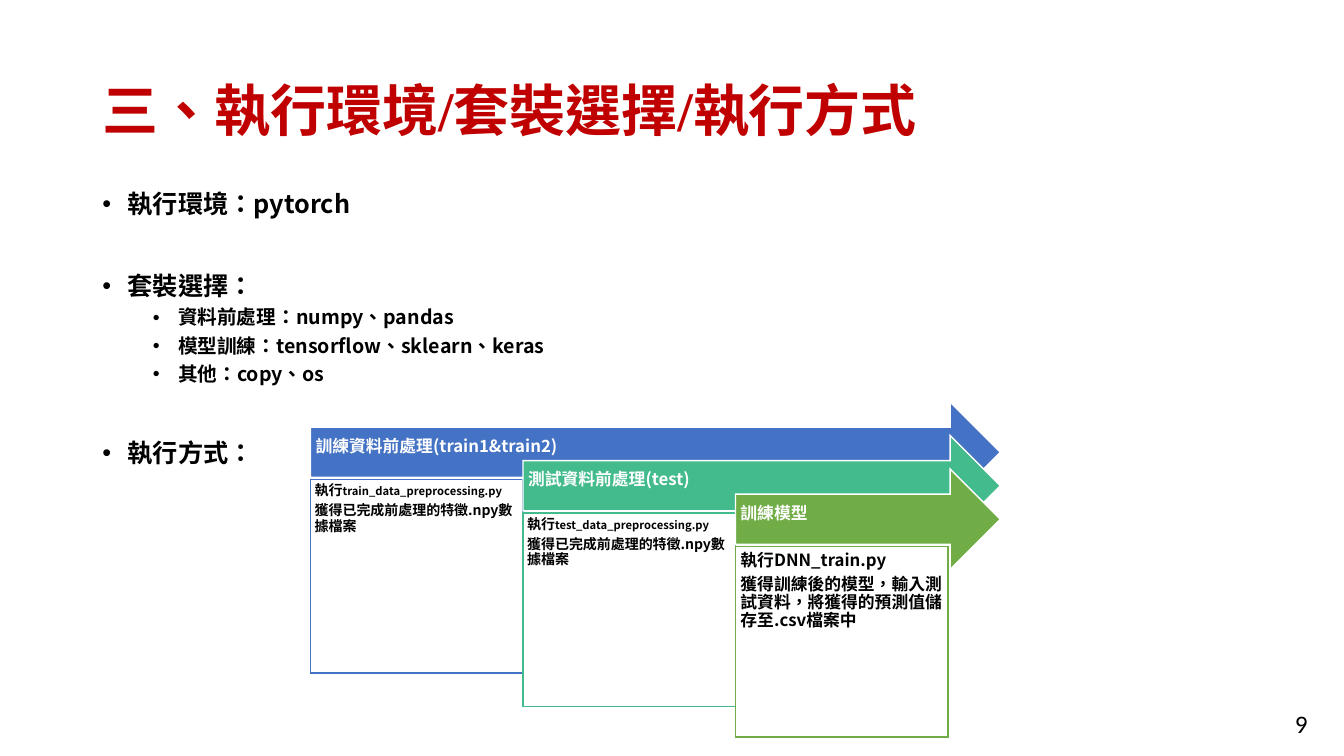
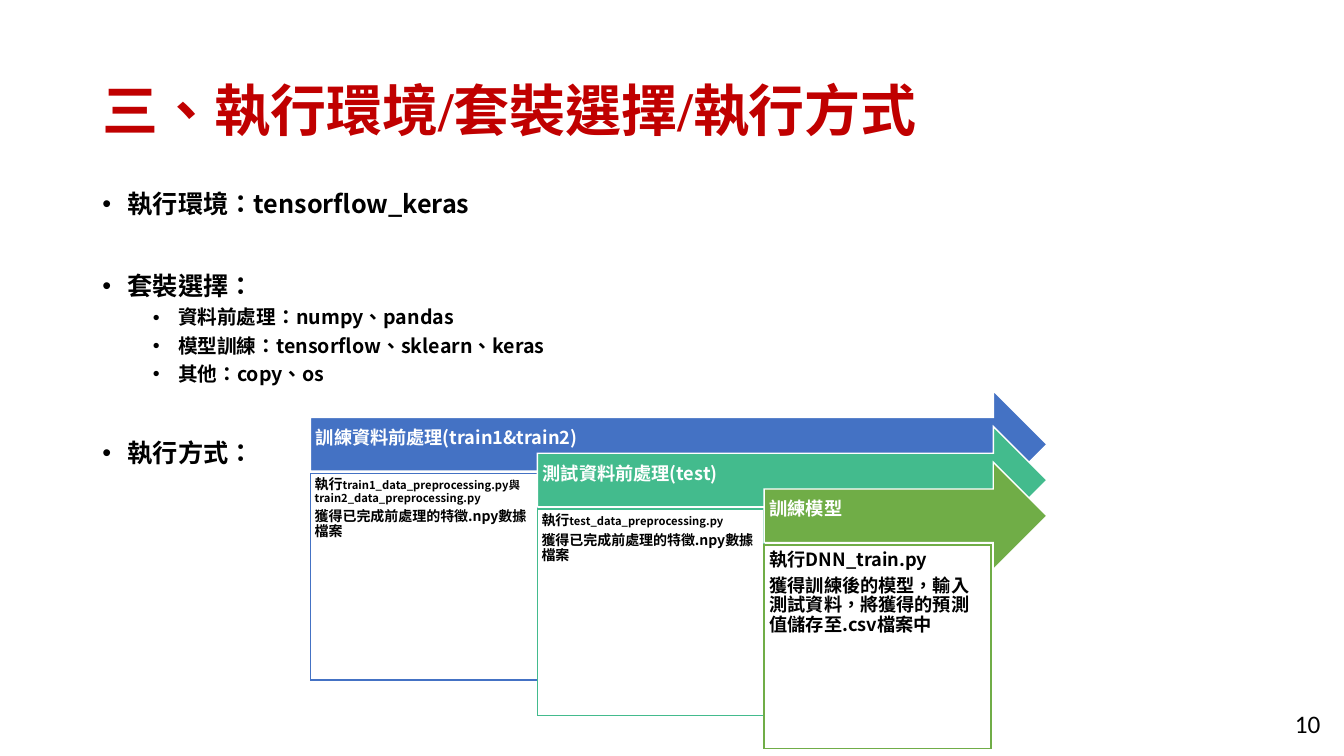
Before and after one commit to FuJasmine/imbd2022final, a slide deck: slide 10 of 111052_projectB_report.pptx (slide 9 before the commit). Drawn at 1344x756 pixels with LibreOffice and Linux fonts; fonts in the diff are those of the drawing. Boxes give left, top, right and bottom in pixels: in the first picture for what was removed or moved away, otherwise in the second. Text is boxed around its words. In the diff, an @@ line names an element or a change of style, - is before the commit and + after.

```diff
--- a/111052_projectB_report.pptx
+++ b/111052_projectB_report.pptx
@@ text at <box>128,191,470,217</box>: text changed @@
-• 執行環境：pytorch
+• 執行環境：tensorflow_keras
@@ text "訓練資料前處理(train1&train2)": place and size @@
-text "訓練資料前處理(train1&train2)" at <box>316,437,558,455</box>
+text "訓練資料前處理(train1&train2)" at <box>316,428,577,448</box>
@@ right arrow: place and size @@
-right arrow at <box>311,402,1000,503</box>
+right arrow at <box>311,391,1048,498</box>
@@ right arrow: place and size @@
-right arrow at <box>523,436,1001,536</box>
+right arrow at <box>537,426,1048,533</box>
@@ rectangle: place and size @@
-rectangle at <box>311,480,523,674</box>
+rectangle at <box>311,474,537,681</box>
@@ text at <box>315,477,521,505</box>: text changed @@
-執行train_data_preprocessing.py
+執行train1_data_preprocessing.py與train2_data_preprocessing.py
@@ text "測試資料前處理(test)": place and size @@
-text "測試資料前處理(test)" at <box>528,470,690,488</box>
+text "測試資料前處理(test)" at <box>543,464,718,484</box>
@@ right arrow: place and size @@
-right arrow at <box>736,469,1001,570</box>
+right arrow at <box>764,463,1048,570</box>
@@ text "執行test_data_preprocessing.py" rewrapped from <box>527,517,725,553</box> to <box>542,513,754,549</box> @@
@@ rectangle: place and size @@
-rectangle at <box>523,513,736,707</box>
+rectangle at <box>537,509,764,716</box>
@@ text "訓練模型": place and size @@
-text "訓練模型" at <box>740,505,807,521</box>
+text "訓練模型" at <box>770,499,843,517</box>
@@ size 12 to 13 pt in 4 elements at <box>316,428,577,448</box>, <box>543,464,718,484</box>, <box>770,499,843,517</box>, <box>770,550,970,633</box> @@
@@ text "執行DNN_train.py": place and size @@
-text "執行DNN_train.py" at <box>740,551,941,628</box>
+text "執行DNN_train.py" at <box>770,550,970,633</box>
@@ rectangle: place and size @@
-rectangle at <box>736,546,949,737</box>
+rectangle at <box>764,545,991,749</box>
@@ page number at <box>1295,716,1321,733</box>: text changed @@
-9
+10
```
Also in this commit, not shown: 1 other slide changed, 2 slides added, 1 slide removed, 10 other files.
